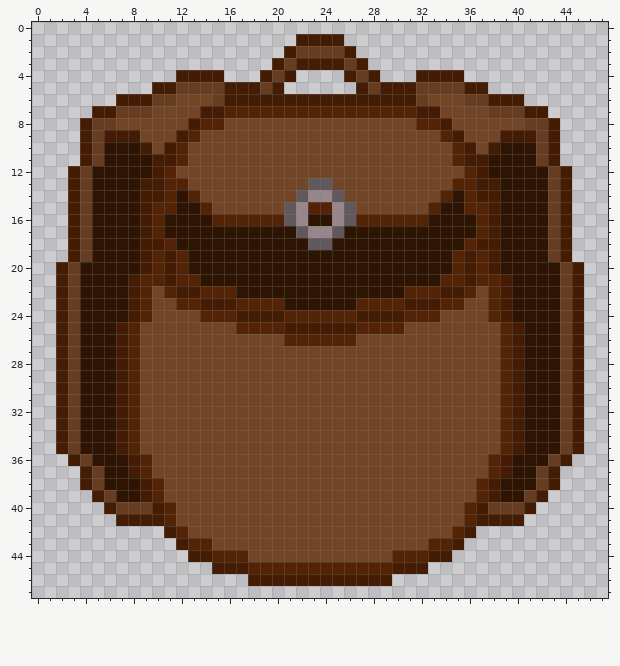
A pixel-art sprite gets an edit: Assets/Texturas/Interface/0003.png. Above, as it was before the edit.
The file is 192x192 pixels, drawn in blocks of 4x4; one block is one cell here. Colours within 5 levels of each other are drawn and written as one.
Once edited:
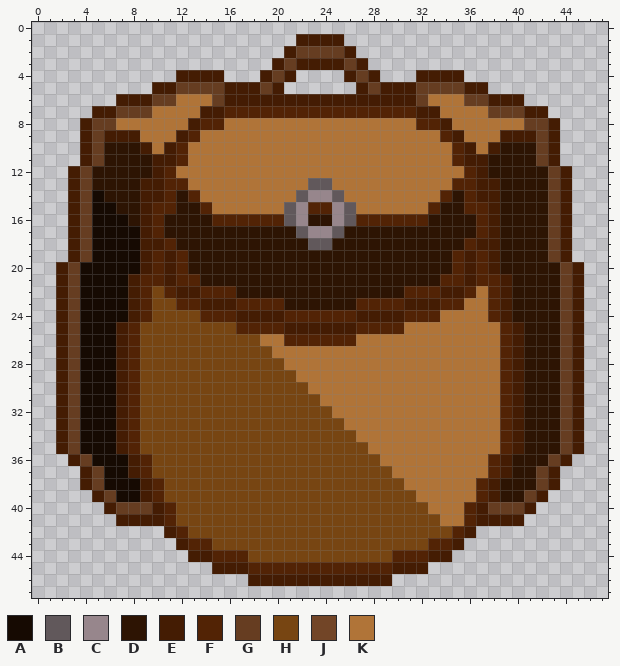
Palette (. is transparent): A #160a02  B #61585b  C #97868c  D #2d1403  E #441c03  F #522305  G #663d21  H #774512  J #724527  K #b07438
Diff:
Changed rows in their new state; - is an unchanged pixel.
first column x 4:
 6 --------KKK------------------KKK-----
 7 ------KKKK--------------------KKKK---
 8 ---KKKKKK---KKKKKKKKKKKKKKKK---KKKKKK
 9 -----KKK--KKKKKKKKKKKKKKKKKKKK--KKK--
10 ------K--KKKKKKKKKKKKKKKKKKKKKK--K---
11 ---------KKKKKKKKKKKKKKKKKKKKKK------
12 --------KKKKKKKKKKKKKKKKKKKKKKKK-----
13 ---------KKKKKKKKKK--KKKKKKKKKK------
14 -A--------KKKKKKKK----KKKKKKKK-------
15 -AA--------KKKKKK------KKKKKK--------
16 -AAA---------------------------------
17 -AAAA--------------------------------
18 -AAAA--------------------------------
19 -AAAA--------------------------------
20 AAAAA--------------------------------
21 AAAA---------------------------------
22 AAAA--H--------------------------K---
23 AAAA--HH------------------------KK---
24 AAAA--HHHH--------------------KKKK---
25 AAA--HHHHHHHH--------------KKKKKKKK--
26 AAA--HHHHHHHHHHKK------KKKKKKKKKKKK--
27 AAA--HHHHHHHHHHHKKKKKKKKKKKKKKKKKKK--
28 AAA--HHHHHHHHHHHHKKKKKKKKKKKKKKKKKK--
29 AAA--HHHHHHHHHHHHHKKKKKKKKKKKKKKKKK--
30 AAA--HHHHHHHHHHHHHHKKKKKKKKKKKKKKKK--
31 AAA--HHHHHHHHHHHHHHHKKKKKKKKKKKKKKK--
32 AAA--HHHHHHHHHHHHHHHHKKKKKKKKKKKKKK--
33 AAA--HHHHHHHHHHHHHHHHHKKKKKKKKKKKKK--
34 AAA--HHHHHHHHHHHHHHHHHHKKKKKKKKKKKK--
35 AAA--HHHHHHHHHHHHHHHHHHHKKKKKKKKKKK--
36 -AAA--HHHHHHHHHHHHHHHHHHHKKKKKKKKK---
37 --AA--HHHHHHHHHHHHHHHHHHHHKKKKKKKK---
38 --AAA--HHHHHHHHHHHHHHHHHHHHKKKKKK----
39 ---AA--HHHHHHHHHHHHHHHHHHHHHKKKKK----
40 --------HHHHHHHHHHHHHHHHHHHHHKKK-----
41 --------HHHHHHHHHHHHHHHHHHHHHHKK-----
42 ---------HHHHHHHHHHHHHHHHHHHHHH------
43 -----------HHHHHHHHHHHHHHHHHH--------
44 --------------HHHHHHHHHHHH-----------
